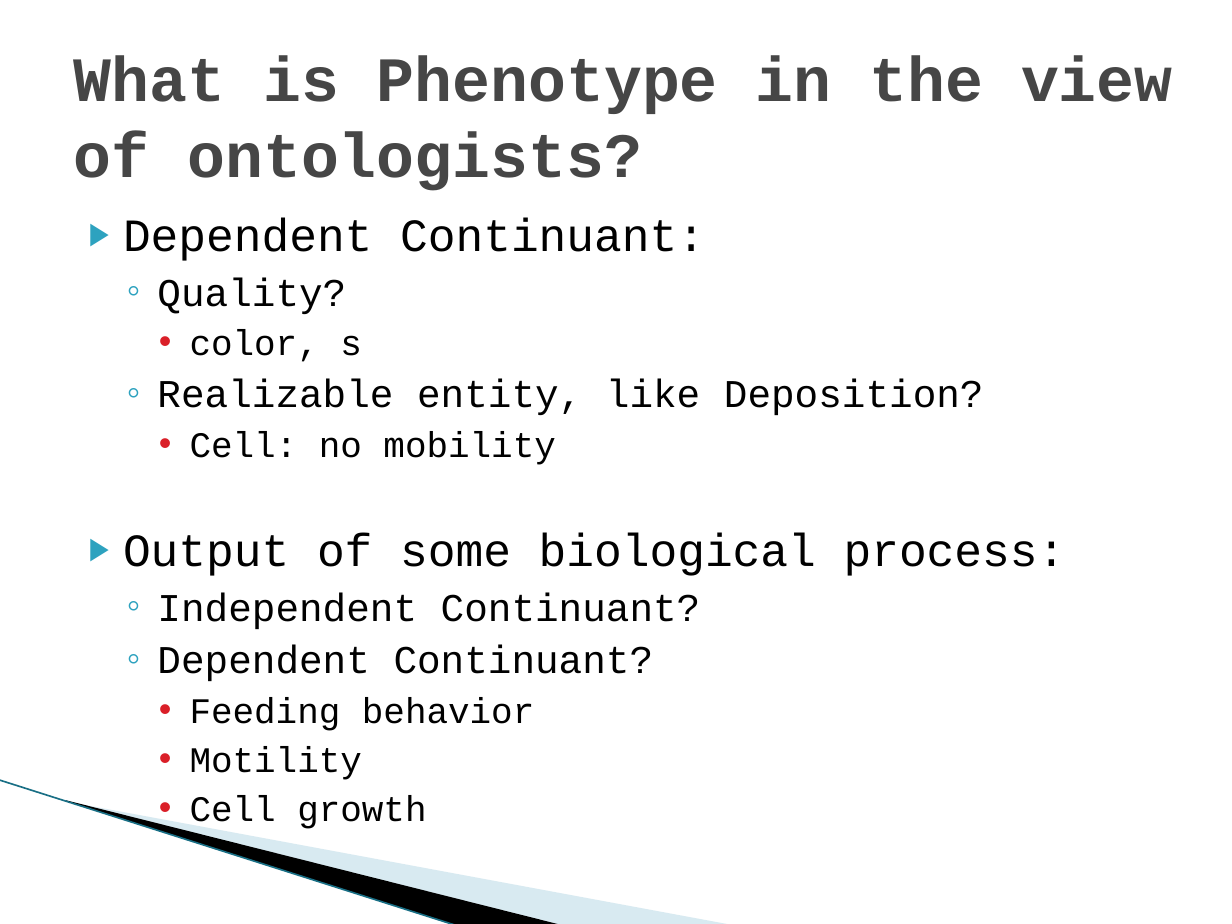
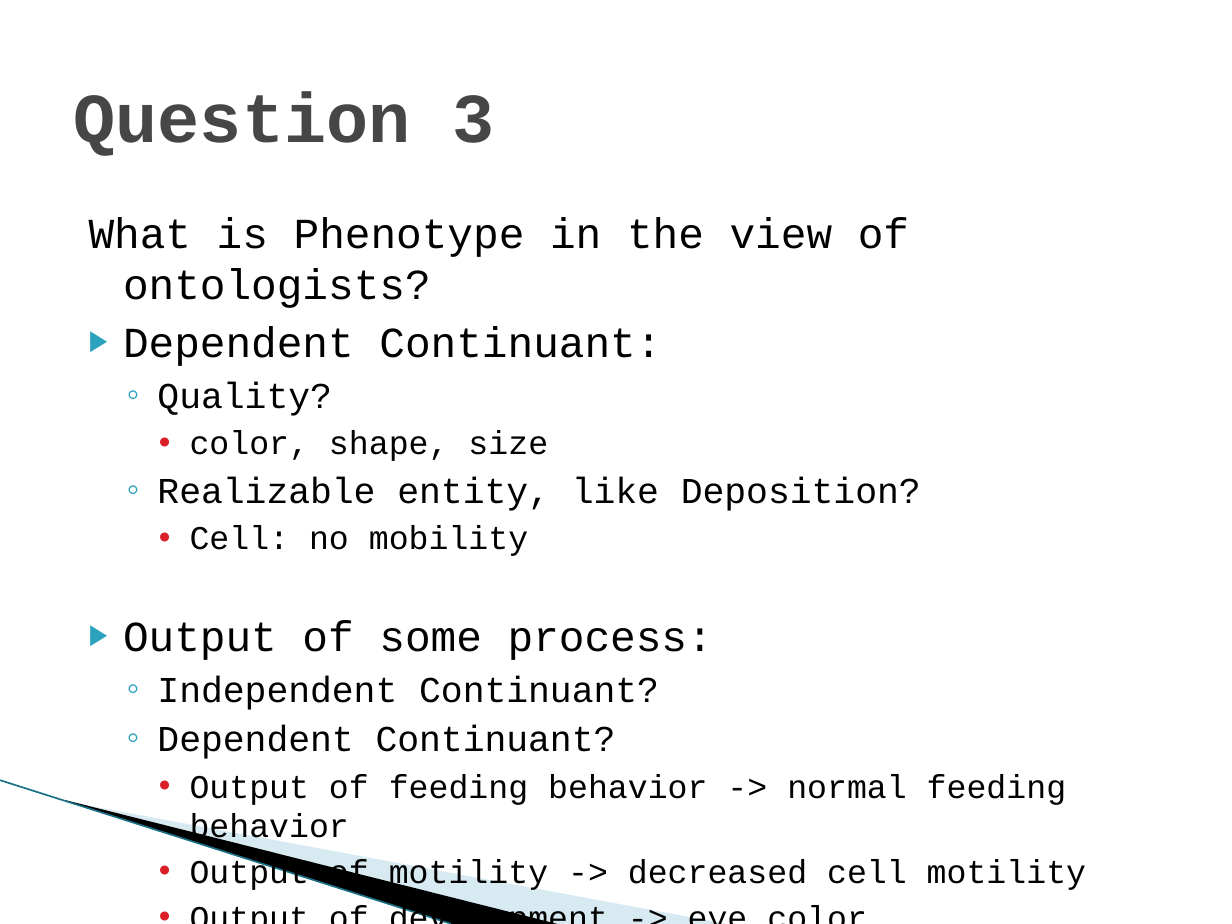
Before and after one commit to obi-ontology/obi-legacy-svn, a slide deck: slide 6 of trunk/docs/presentations/OBI workshop Oct 2011 Philly/Phenotype.pptx. Drawn at 1232x924 pixels with LibreOffice and Linux fonts; fonts in the diff are those of the drawing; background and template pictures are left out. Boxes give left, top, right and bottom in pixels: in the first picture for what was removed or moved away, otherwise in the second. Text is boxed around its words. In the diff, an @@ line names an element or a change of style, - is before the commit and + after.

```diff
--- a/trunk/docs/presentations/OBI workshop Oct 2011 Philly/Phenotype.pptx
+++ b/trunk/docs/presentations/OBI workshop Oct 2011 Philly/Phenotype.pptx
@@ title at <box>74,91,494,156</box>: text changed; size 36.9 to 41 pt @@
-What is Phenotype in the view of ontologists?
+Question 3
@@ text at <box>89,217,909,308</box>: paragraph added @@
+What is Phenotype in the view of ontologists?
@@ text at <box>123,326,921,759</box>: size 27 to 25 pt in "Dependent Continuant:"; size 23 to 21.3 pt in "Quality?", "Realizable entity, like Deposition?", "Independent Continuant?", "Dependent Continuant?"; size 21 to 19.4 pt in "Cell: no mobility" @@
@@ text at <box>190,430,548,461</box>: text changed; size 21 to 19.4 pt @@
-    • color, s
+    • color, shape, size
@@ text at <box>123,620,713,660</box>: text changed; size 27 to 25 pt @@
-▶ Output of some biological process:
+▶ Output of some process:
@@ text at <box>190,774,1086,893</box>: text changed; size 21 to 19.4 pt @@
-    • Feeding behavior
-    • Motility
-    • Cell growth
+    • Output of feeding behavior -> normal feeding behavior
+    • Output of motility -> decreased cell motility
+    • Output of development -> eye color
```
Also in this commit, not shown: 4 other slides changed, 1 other file.
